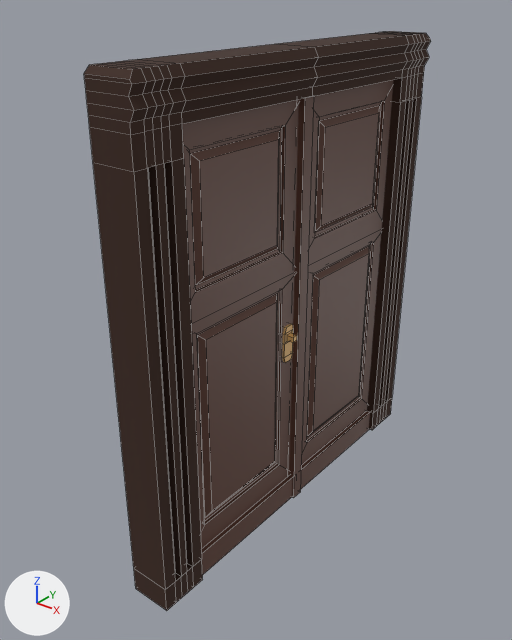
One commit to the Blender file Time_1/Assets/Models/Itens/PortaSalaDiretor.blend: the scene before it, then after it.
Before and after are seen from a camera (50 mm lens) standing at (4.48, -6.16, 6.15) and looking at (-0.14, -0.38, 2.57). The lights are fixed; the arrows at lower left show +X, +Y and +Z. Mesh edges are drawn as thin lines.
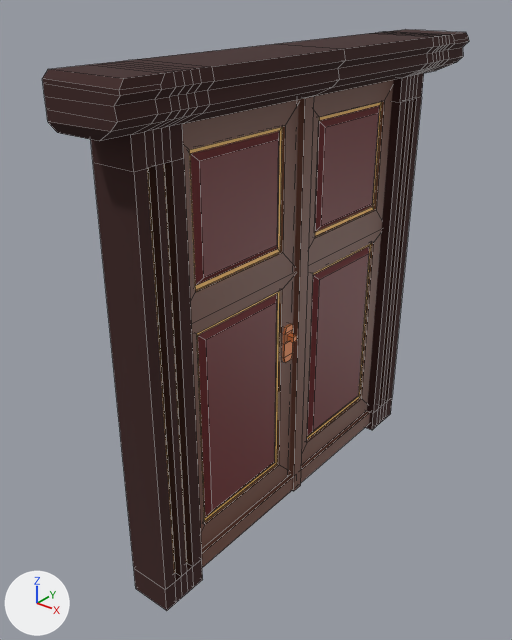
Commit message: Atualiza porta do diretor

Patch to the scene script:
```diff
--- a/Time_1/Assets/Models/Itens/PortaSalaDiretor.blend.py
+++ b/Time_1/Assets/Models/Itens/PortaSalaDiretor.blend.py
@@ mat_material_001 @@
+mat_material_001 = principled_material('Material.001')
+mat_material_001.base_color = (0.163, 0.0188, 0.0214)  # dark red #702528
@@ mat_macaneta @@
+mat_macaneta = principled_material('Macaneta')
+mat_macaneta.base_color = (0.926, 0.293, 0.093)  # orange #f79356
@@ me_cube_002 @@
 # used by ob_cube_001; location = (0.09, -0.01, 3.32); scale = (0.17, 1.0, 1.0)
-me_cube_002.from_pydata(...)  # 248 vertices, 249 faces; spans x -1.74..1.45, y -2.43..2.46, z -3.32..2.21
+me_cube_002.from_pydata(...)  # 276 vertices, 277 faces; spans x -1.74..3.28, y -2.82..2.88, z -3.32..2.21
+# me_cube_002 part 1: 13 vertices moved from x 1.15, y -2.43..2.46, z 1.83 to x 2.51, y -2.43..2.46, z 1.85; 54 vertices removed from x 1.15..1.45, y -2.43..2.46, z 1.93..2.21; 82 vertices added at x -1.74..3.28, y -2.82..2.88, z 1.74..2.21
+# me_cube_002 part 2: 4 faces spanning x 0.61, y -2.29..2.32, z -3.01..1.45 switch from mat_material_007 (brown #3b2419) to mat_material_008 (orange #ffcb70)
@@ me_cube_007 @@
 # used by ob_cube_002; location = (0.09, -0.01, 3.32); scale = (0.17, 1.0, 1.0)
 # before: 56 (-0.87, -1.99, -3.34), 57 (-0.87, 0.01, -3.34), 58 (0.49, 0.01, -3.34), 59 (0.49, -1.99, -3.34), 62 (0.81, 0.01, -3.34)
 # before: 63 (0.81, -1.99, -3.34)
-me_cube_007.from_pydata(...)  # 92 vertices, 88 faces; spans x -0.87..1.16, y -1.99..0.01, z -3.34..1.74
+me_cube_007.from_pydata(...)  # 92 vertices, 88 faces; spans x -0.87..1.16, y -1.99..0.01, z -3.23..1.74
+# me_cube_007 part 3
+for i in [*range(56, 60), 62, 63]: me_cube_007.vertices[i].co += Vector((0.0, 0.0, 0.11))
+# me_cube_007 part 4: all 10 faces centred in x 0.28, y -1.66..-0.31, z -2.69..1.46 switch from mat_material_009 (brown #634136) to mat_material_008 (orange #ffcb70)
+# me_cube_007 part 5: 6 of the faces centred in x 0.41..0.54, y -1.6..-0.37, z -0.39..1.4 switch from mat_material_009 (brown #634136) to mat_material_001 (dark red #702528)
+# me_cube_007 part 6: 3 of the faces centred in x 0.41, y -1.6..-0.37, z -2.63 switch from mat_material_009 (brown #634136) to mat_material_001 (dark red #702528)
+# me_cube_007 part 7: 3 of the faces centred in x 0.41..0.54, y -1.6..-0.37, z -1.51 switch from mat_material_009 (brown #634136) to mat_material_001 (dark red #702528)
+# me_cube_007 part 8: all 26 faces that had it switch from mat_material_008 (orange #e7b772) to mat_macaneta (orange #f69356)
@@ me_cube_009 @@
 # used by ob_cube_005; location = (0.09, -0.01, 3.32); scale = (0.17, 1.0, 1.0)
-me_cube_009.from_pydata(...)  # 72 vertices, 68 faces; spans x -0.87..0.94, y -0.07..2.01, z -3.35..1.74
+me_cube_009.from_pydata(...)  # 72 vertices, 68 faces; spans x -0.87..0.94, y -0.07..2.01, z -3.24..1.74
+# me_cube_009 part 9: all 10 faces centred in x 0.28, y 0.34..1.69, z -2.69..1.46 switch from mat_material_009 (brown #634136) to mat_material_008 (orange #ffcb70)
+# me_cube_009 part 10: 6 of the faces centred in x 0.41..0.54, y 0.4..1.63, z -0.39..1.4 switch from mat_material_009 (brown #634136) to mat_material_001 (dark red #702528)
+# me_cube_009 part 11: 3 of the faces centred in x 0.41, y 0.4..1.63, z -2.63 switch from mat_material_009 (brown #634136) to mat_material_001 (dark red #702528)
+# me_cube_009 part 12: 3 of the faces centred in x 0.41..0.54, y 0.4..1.63, z -1.51 switch from mat_material_009 (brown #634136) to mat_material_001 (dark red #702528)
```

Location of each change, (x1, y1, x2, y2) in pixels of the pictures (512 x 640 px; the box of a moved part takes in the faces that stretch with it):
'Cube.001', reshaped (23% wider)
    before: (84, 31, 431, 611)
    after: (42, 29, 469, 611)
'Cube.002', reshaped, recoloured
    before: (182, 99, 299, 575)
    after: (182, 99, 299, 568)
part 1 of me_cube_002, moved or reshaped
    before: (84, 31, 431, 135)
    after: (42, 29, 469, 141)
part 2 of me_cube_002, recoloured (grey to brown)
    both: (147, 168, 187, 572)
part 3 of me_cube_007, moved or reshaped
    before: (201, 477, 293, 575)
    after: (201, 477, 293, 568)
part 4 of me_cube_007, recoloured
    both: (189, 127, 282, 522)
part 5 of me_cube_007, recoloured
    both: (190, 131, 280, 340)
part 6 of me_cube_007, recoloured
    both: (205, 462, 275, 518)
part 7 of me_cube_007, recoloured
    both: (197, 302, 277, 517)
part 8 of me_cube_007, recoloured
    both: (283, 323, 297, 363)
part 9 of me_cube_009, recoloured
    both: (307, 102, 382, 439)
part 10 of me_cube_009, recoloured
    both: (313, 105, 380, 280)
part 11 of me_cube_009, recoloured
    both: (307, 395, 359, 437)
part 12 of me_cube_009, recoloured
    both: (307, 253, 369, 436)
